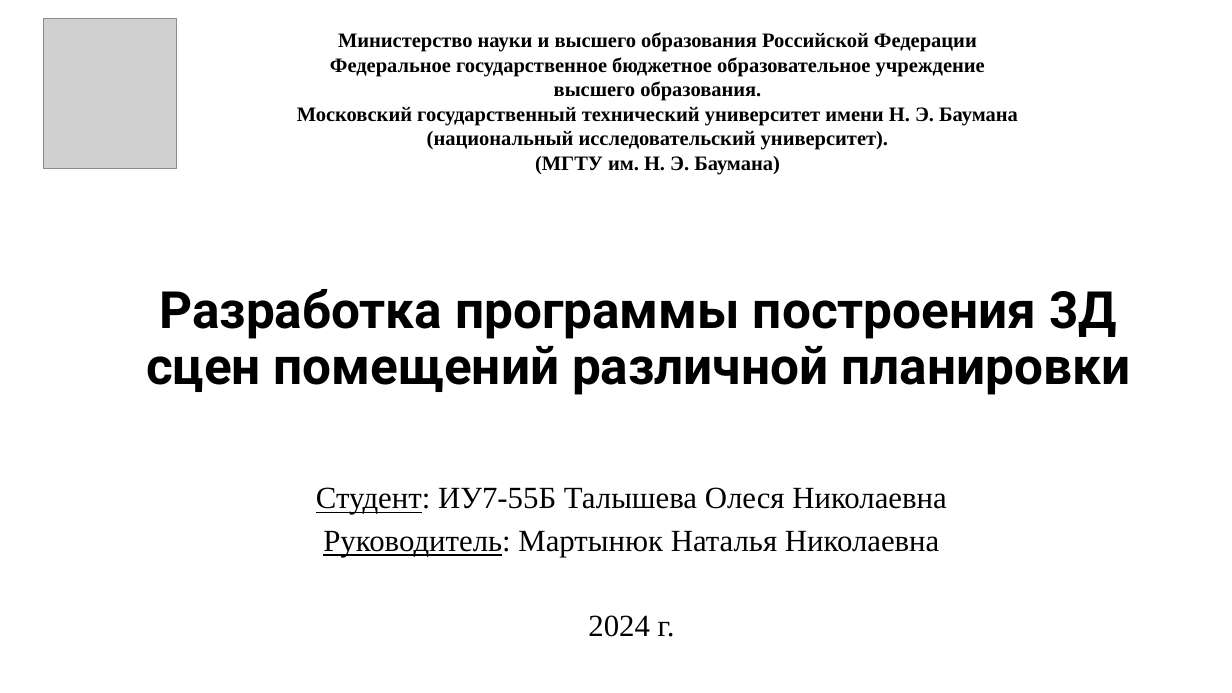
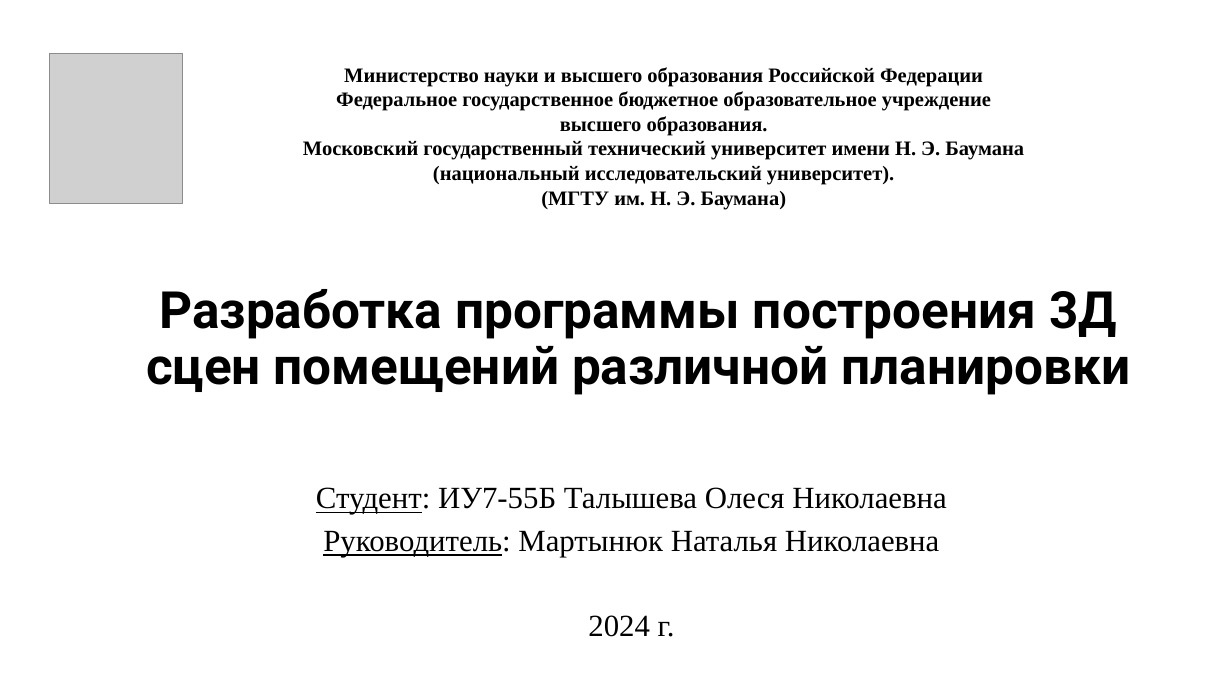
Before and after one commit to Lesa-yps/KYRSACH_CG_5_sem_BMSTU, a slide deck: slide 1 of presentation/ИУ7-55Б-Талышева-Олеся-презентация-КГ.pptx. Drawn at 1232x693 pixels with LibreOffice and Linux fonts; fonts in the diff are those of the drawing; grey boxes stand for pictures. Boxes give left, top, right and bottom in pixels: in the first picture for what was removed or moved away, otherwise in the second. Text is boxed around its words. In the diff, an @@ line names an element or a change of style, - is before the commit and + after.

```diff
--- a/presentation/ИУ7-55Б-Талышева-Олеся-презентация-КГ.pptx
+++ b/presentation/ИУ7-55Б-Талышева-Олеся-презентация-КГ.pptx
@@ picture: place and size @@
-picture at bbox=[43, 18, 177, 169]
+picture at bbox=[50, 53, 183, 203]
@@ text "Министерство науки и высшего образования ...": place and size @@
-text "Министерство науки и высшего образования ..." at bbox=[297, 32, 1018, 175]
+text "Министерство науки и высшего образования ..." at bbox=[303, 67, 1024, 210]
```
Also in this commit, not shown: 11 other slides changed, 1 slide added, 4 slides removed, 32 other files.
